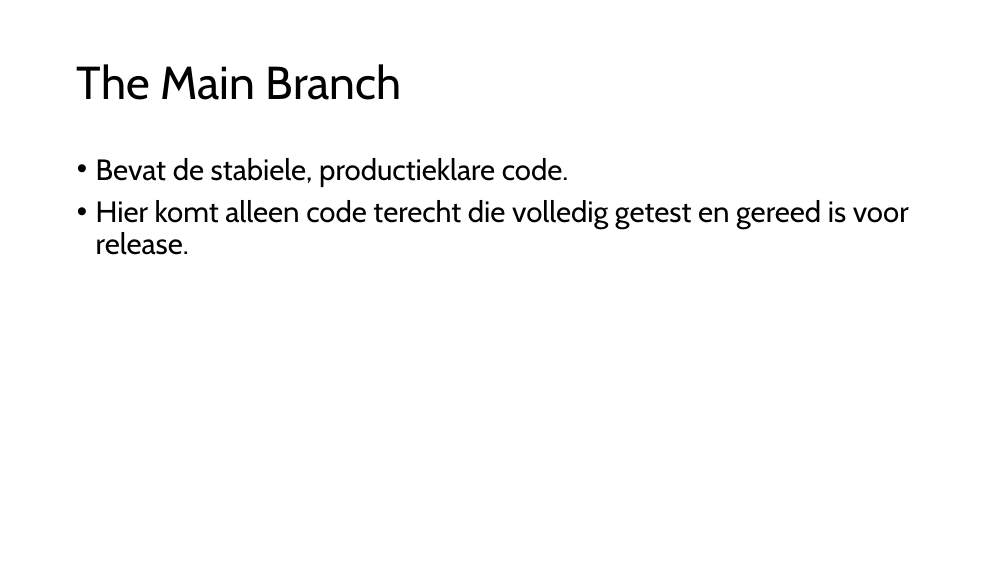
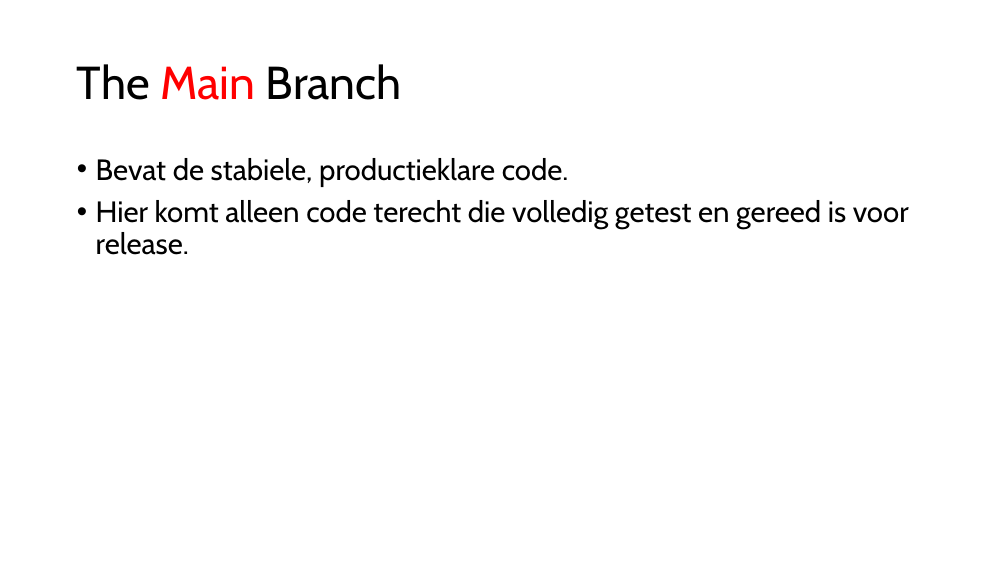
Before and after one commit to djsjollema/lessen-gamedevelopment, a slide deck: slide 4 of M2/Skill/6-Giflow/6 Gitflow.pptx. Drawn at 1008x567 pixels with LibreOffice and Linux fonts; fonts in the diff are those of the drawing. Boxes give left, top, right and bottom in pixels: in the first picture for what was removed or moved away, otherwise in the second. Text is boxed around its words. In the diff, an @@ line names an element or a change of style, - is before the commit and + after.

```diff
--- a/M2/Skill/6-Giflow/6 Gitflow.pptx
+++ b/M2/Skill/6-Giflow/6 Gitflow.pptx
@@ title "The Main Branch" at box(77, 64, 402, 100): text colour #000000 to #FF0000 in "Main" @@
```
Also in this commit, not shown: 3 other slides changed, 1 slide added, 1 other file.
